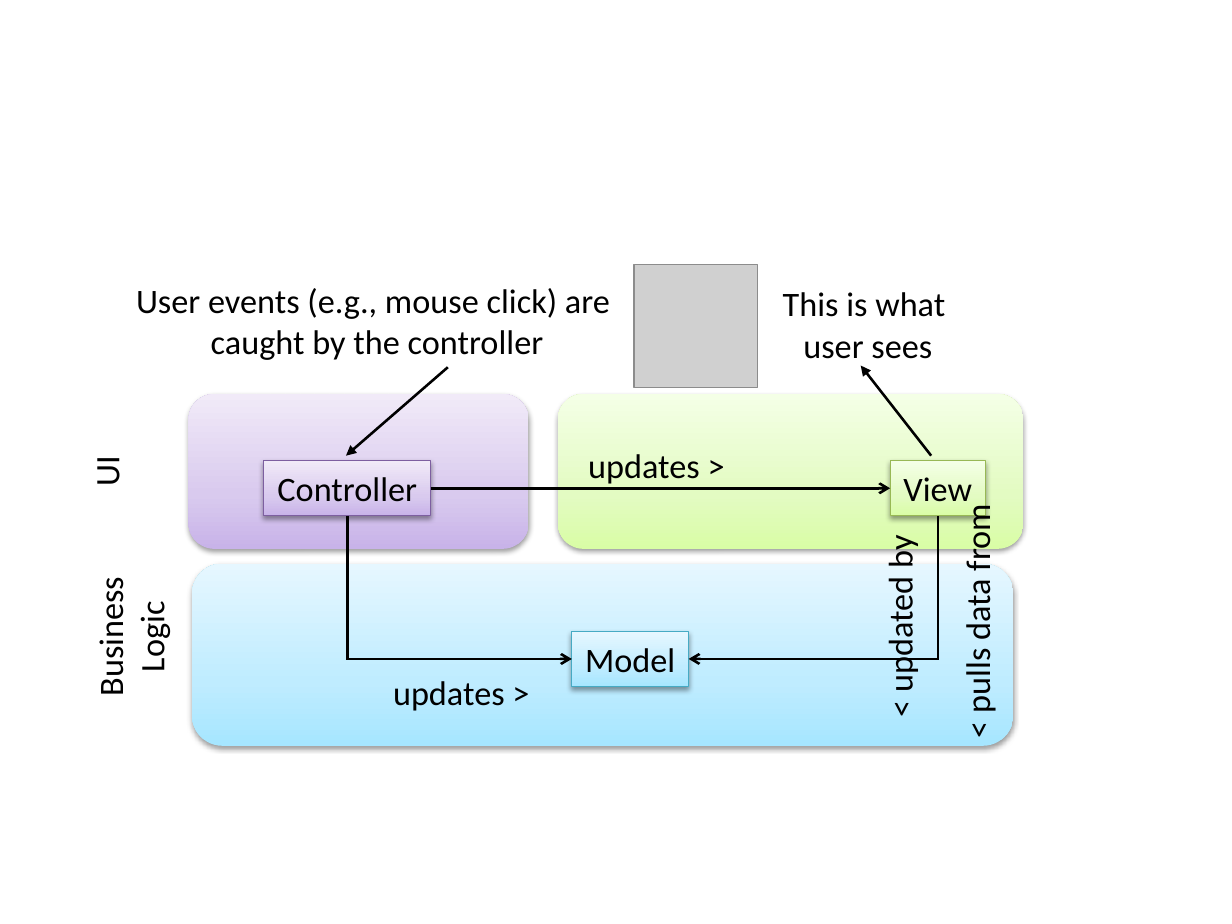
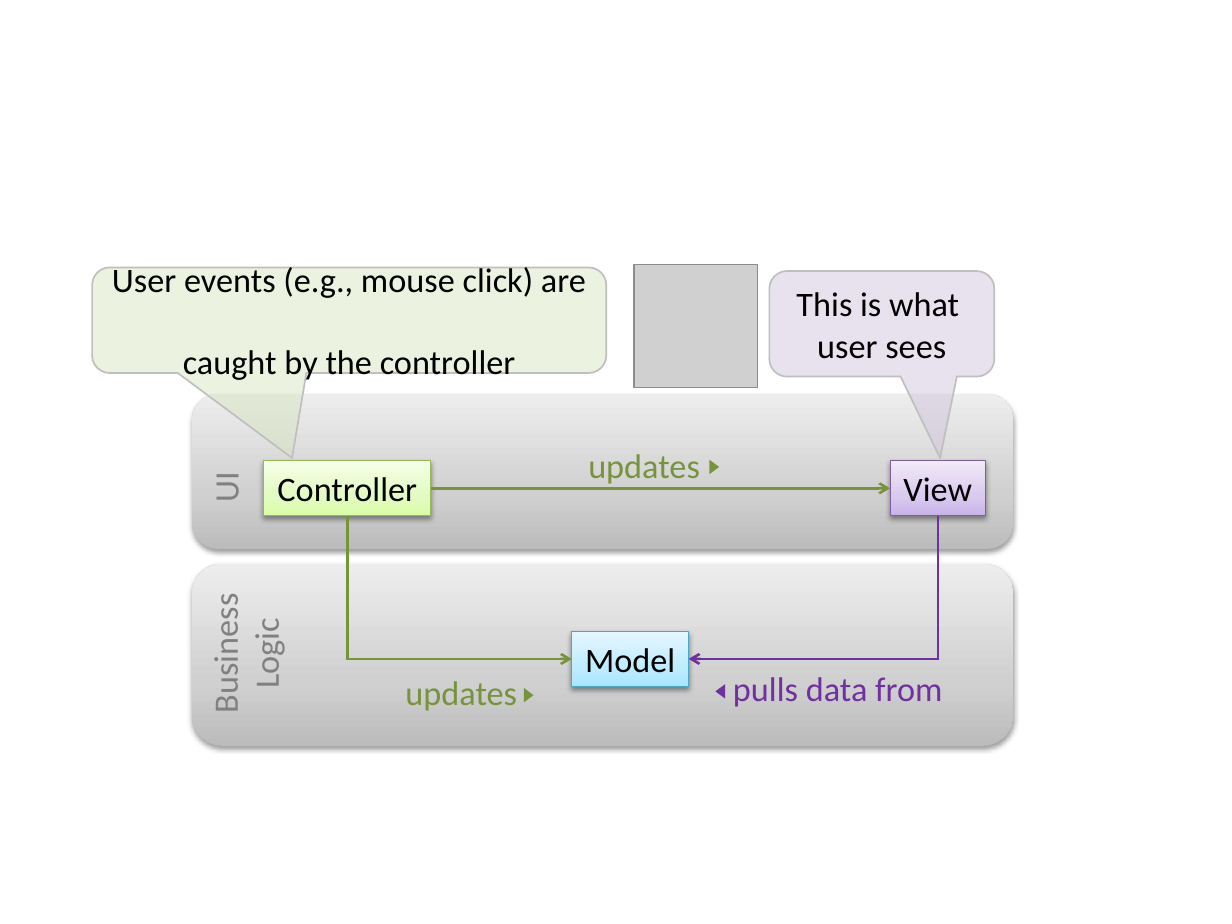
Before and after one commit to se-edu/se-book, a slide deck: slide 1 of diagrams/designPatterns/modelViewController/whatItIs/classDiagram.pptx. Drawn at 1232x924 pixels with LibreOffice and Linux fonts; fonts in the diff are those of the drawing; grey boxes stand for pictures. Boxes give left, top, right and bottom in pixels: in the first picture for what was removed or moved away, otherwise in the second. Text is boxed around its words. In the diff, an @@ line names an element or a change of style, - is before the commit and + after.

```diff
--- a/diagrams/designPatterns/modelViewController/whatItIs/classDiagram.pptx
+++ b/diagrams/designPatterns/modelViewController/whatItIs/classDiagram.pptx
@@ rounded speech box "User events (e.g., mouse click) ...": place and size @@
-rounded speech box "User events (e.g., mouse click) ..." at [136,288,610,360]
+rounded speech box "User events (e.g., mouse click) ..." at [92,267,606,373]
@@ rounded speech box "User events (e.g., mouse click) ..." at [92,267,606,373]: fill none to #D7E4BD at 46% opacity; outline none to #BFBFBF 1 pt @@
@@ rounded speech box "This is what user sees": place and size @@
-rounded speech box "This is what user sees" at [783,292,945,359]
+rounded speech box "This is what user sees" at [770,271,995,377]
@@ rounded speech box "This is what user sees" at [770,271,995,377]: fill none to #CCC1DA at 46% opacity; outline none to #BFBFBF 1 pt @@
@@ arrow removed from (448, 367) to (346, 456) @@
@@ arrow removed from (931, 456) to (861, 366) @@
@@ rounded rectangle: place and size @@
-rounded rectangle at [188,394,529,549]
+rounded rectangle at [192,394,1014,549]
@@ rounded rectangle at [192,394,1014,549]: fill gradient #C9B5E8 to #D8CBEE to #F0EAF9 to gradient #BDBDBD to #D1D1D1 to #EEEEEE @@
@@ rounded rectangle removed at [558,394,1024,549] @@
@@ text "UI": place and size @@
-text "UI" at [87,459,129,484]
+text "UI" at [206,475,248,500]
@@ text "UI" at [206,475,248,500]: text colour #000000 to #808080 @@
@@ rectangle "Controller" at [264,461,431,516]: fill gradient #C9B5E8 to #D8CBEE to #F0EAF9 to gradient #DAFDA7 to #E4FCC2 to #F5FFE7; outline #7D60A0 0.75 pt to #98B955 0.75 pt @@
@@ text at [588,454,700,484]: text changed; text colour #000000 to #77933C @@
-updates >
+updates
@@ triangle added at [710,460,719,474], fill #77933C @@
@@ rectangle "View" at [891,461,986,516]: fill gradient #DAFDA7 to #E4FCC2 to #F5FFE7 to gradient #C9B5E8 to #D8CBEE to #F0EAF9; outline #98B955 0.75 pt to #7D60A0 0.75 pt @@
@@ arrow (431, 488) - (891, 488): stroke #000000 1.5 pt to #77933C 1.5 pt @@
@@ elbow arrow (347, 516) - (572, 659): stroke #000000 1.5 pt to #77933C 1.5 pt @@
@@ elbow arrow (689, 659) - (938, 516): stroke #000000 1.5 pt to #7030A0 1.5 pt @@
@@ text removed at [880,538,922,690] @@
-< updated by
@@ rounded speech box "Business Logic" at [192,565,298,740]: text colour #000000 to #808080 @@
@@ rounded speech box "Business Logic": place and size @@
-rounded speech box "Business Logic" at [91,590,174,693]
+rounded speech box "Business Logic" at [192,565,298,740]
@@ rounded rectangle at [192,564,1014,747]: fill gradient #A7E6FF to #C1EDFF to #E7F8FF to gradient #BDBDBD to #D1D1D1 to #EEEEEE @@
@@ text at [405,681,517,711]: text changed; text colour #000000 to #77933C @@
-updates >
+updates
@@ triangle added at [524,687,533,702], fill #77933C @@
@@ text "pulls data from" at [733,677,942,707]: rotation 270 to 0 degrees @@
@@ triangle added at [716,684,726,699], fill #7030A0 @@
@@ text at [733,677,942,707]: text changed; text colour #000000 to #7030A0 @@
-< pulls data from
+pulls data from
```
Also in this commit, not shown: 4 other files.
